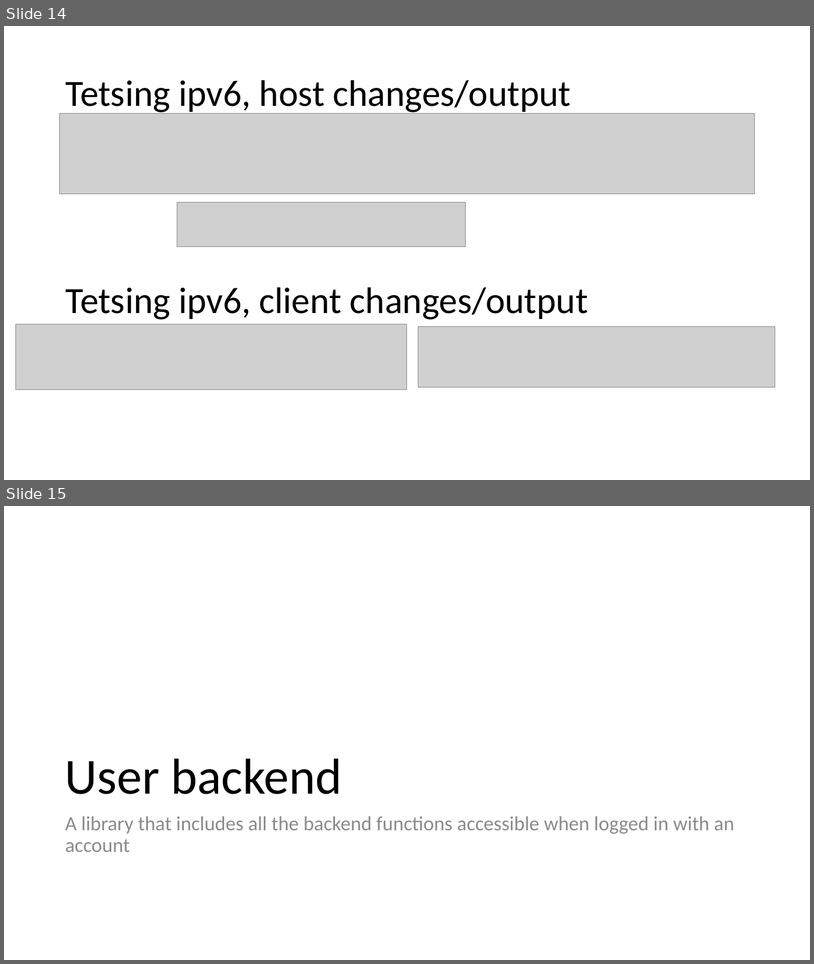
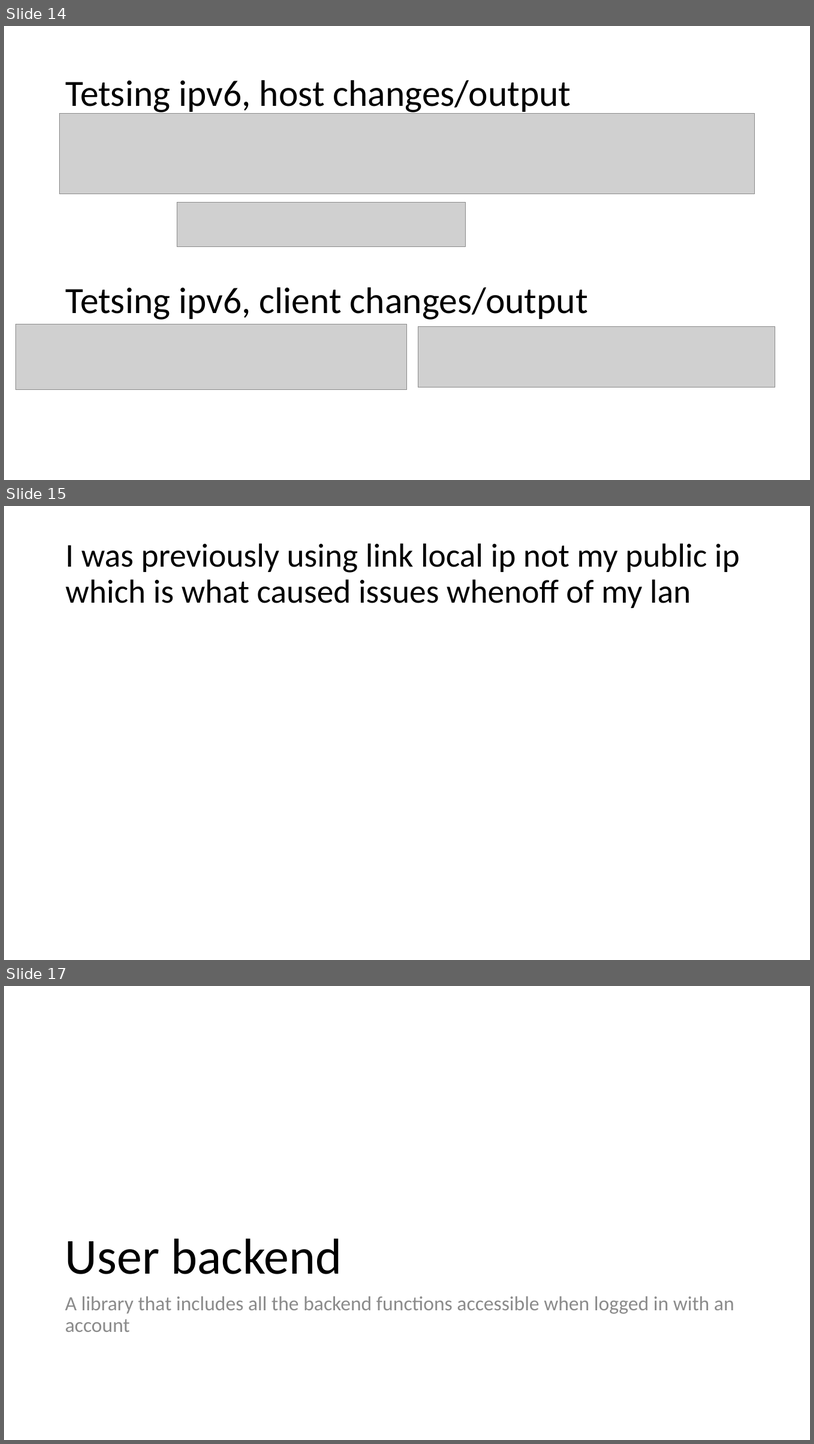
Before and after one commit to curtben1/actualCoursework, a slide deck: dev log.pptx. Shown one above the other, each under a label of ours: slides 14 and 15 before the commit, slides 14, 15 and 17 after it; the slides between them are not shown. The pictures are 814x964 and 814x1444 pixels, drawn with LibreOffice and Linux fonts; fonts in the diff are those of the drawing; grey boxes stand for pictures. Boxes give left, top, right and bottom in pixels: in the first picture for what was removed or moved away, otherwise in the second. Text is boxed around its words. In the diff, an @@ line names an element or a change of style, - is before the commit and + after.

```diff
--- a/dev log.pptx
+++ b/dev log.pptx
@@ slide 15 added at box(4, 506, 810, 960), background #FFFFFF @@
@@ title added at box(65, 543, 740, 608), 39.6 pt, text #000000 @@
+I was previously using link local ip not my public ip which is what caused issues whenoff of my lan
@@ what was slide 15 is now slide 17 @@
```
Also in this commit, not shown: 1 other slide added.
